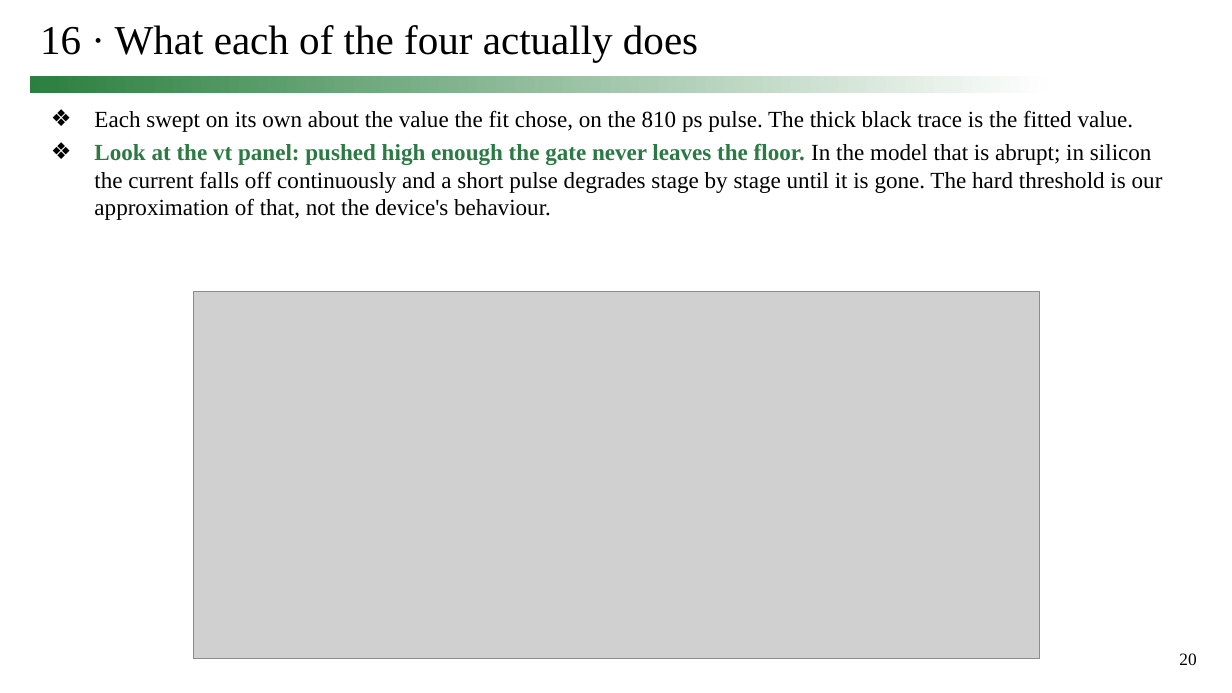
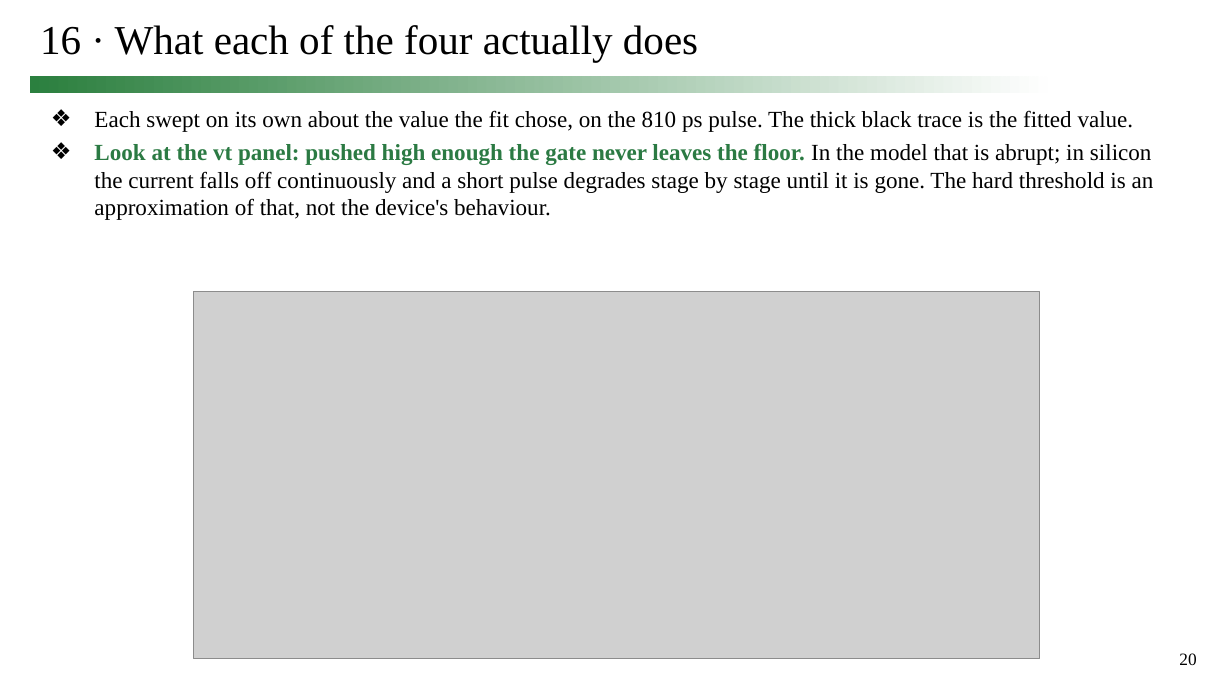
Before and after one commit to simon9721/ibis_comparison, a slide deck: slide 20 of results/meeting_deck_2026-09-24/0924_track1_story.pptx. Drawn at 1232x693 pixels with LibreOffice and Linux fonts; fonts in the diff are those of the drawing; grey boxes stand for pictures. Boxes give left, top, right and bottom in pixels: in the first picture for what was removed or moved away, otherwise in the second. Text is boxed around its words. In the diff, an @@ line names an element or a change of style, - is before the commit and + after.

```diff
--- a/results/meeting_deck_2026-09-24/0924_track1_story.pptx
+++ b/results/meeting_deck_2026-09-24/0924_track1_story.pptx
@@ text at box(94, 143, 1154, 220): text changed @@
-❖ Look at the vt panel: pushed high enough the gate never leaves the floor. In the model that is abrupt; in silicon the current falls off continuously and a short pulse degrades stage by stage until it is gone. The hard threshold is our approximation of that, not the device's behaviour.
+❖ Look at the vt panel: pushed high enough the gate never leaves the floor. In the model that is abrupt; in silicon the current falls off continuously and a short pulse degrades stage by stage until it is gone. The hard threshold is an approximation of that, not the device's behaviour.
```
Also in this commit, not shown: 13 other slides changed, 15 other files.
